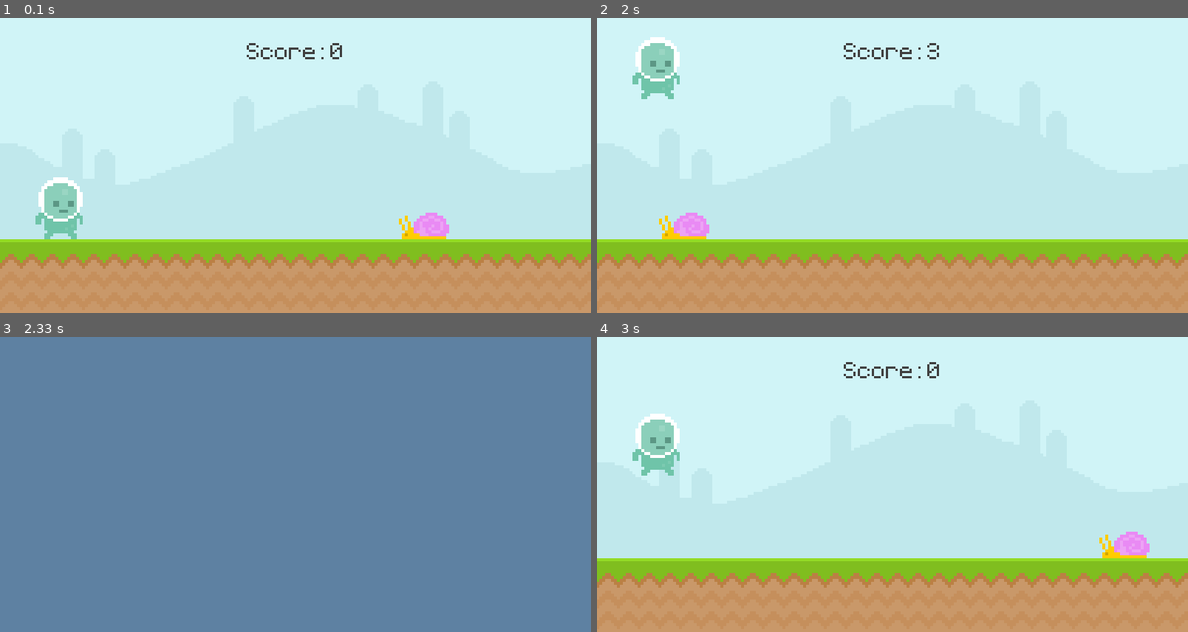
Above: before the commit, frames 1-4 (two rows, left to right).
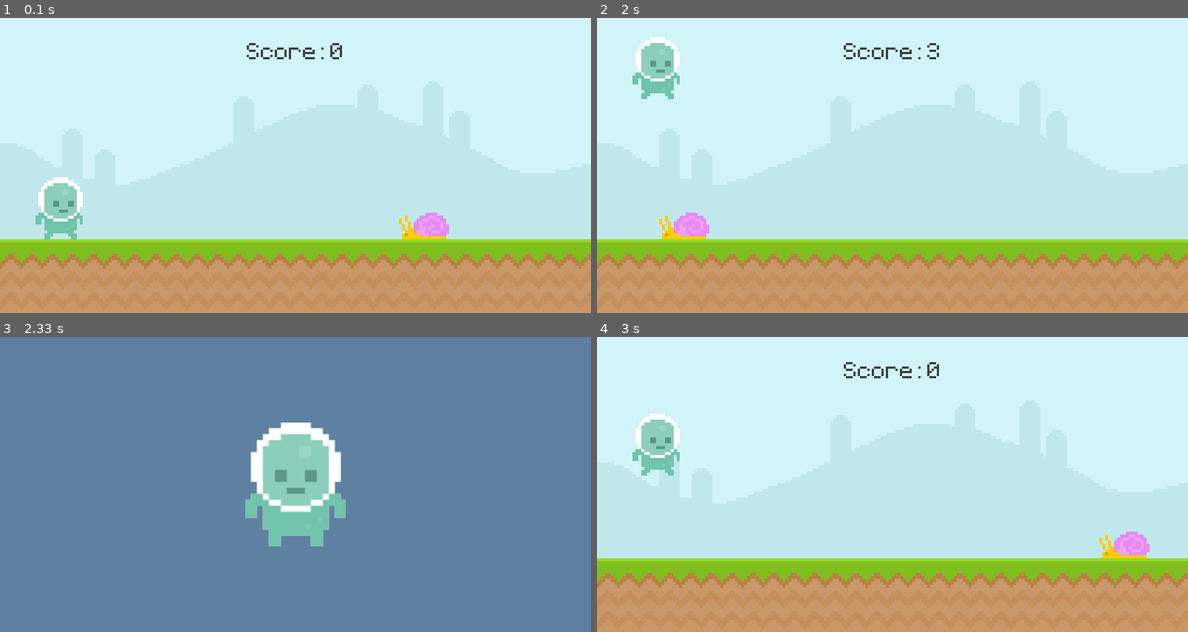
Above: after the commit, the same moments.

Repository: Adamwest023/Pygame-tutorial
Game: pygame game, started from pygame-tutorial.py
The game is run twice, just before and just after one commit, with the same random seed, the same clock (stepped at 60 frames per second) and the same inputs.
Inputs (mouse positions are in pixels of both pictures, inside the frame that each line leads up to):
- Up to frame 1 (0.1 s): no input
- Up to frame 2 (2 s): click (656, 206) at 0.38 s; tap Space at 1.67 s
- Up to frame 3 (2.33 s): no input
- Up to frame 4 (3 s): tap Space at 2.5 s; click (656, 525) at 2.88 s

Frames 1-2 are identical in both runs. In frame 3, 5.3% of the frame differs, in the area x 41-59%, y 29-71%; in frame 4, nothing differs.

Commit message:
added rotozoom to intro screen

Diff:
--- a/pygame-tutorial.py
+++ b/pygame-tutorial.py
@@ -4,8 +4,9 @@
 
 
 def display_score():
-    current_time = int(pygame.time.get_ticks() / 500)  - start_time
-    score_surf = test_font.render(f'Score: {current_time}', False, (64, 64, 64))
+    current_time = int(pygame.time.get_ticks() / 500) - start_time
+    score_surf = test_font.render(
+        f'Score: {current_time}', False, (64, 64, 64))
     score_rect = score_surf.get_rect(center=(400, 50))
     screen.blit(score_surf, score_rect)
 
@@ -33,10 +34,15 @@
 snail_rect = snail_surf.get_rect(midbottom=(600, 300))
 
 # player surface and rectangle
-player_surf = pygame.image.load(
-    'graphics/Player/player_walk_1.png').convert_alpha()
+player_surf = pygame.image.load('graphics/Player/player_walk_1.png').convert_alpha()
 player_rect = player_surf.get_rect(midbottom=(80, 300))
 player_gravity = 0
+
+# intro screen
+player_stand = pygame.image.load('graphics/Player/player_stand.png').convert_alpha()
+player_stand = pygame.transform.rotozoom(player_stand, 0, 2)
+player_stand_rect = player_stand.get_rect(center=(400, 200))
+
 
 while True:
     # event(for) loop
@@ -82,7 +88,8 @@
         if snail_rect.colliderect(player_rect):
             game_active = False
     else:
-        screen.fill((94,129,162))
+        screen.fill((94, 129, 162))
+        screen.blit(player_stand, player_stand_rect)
 
     pygame.display.update()
     clock.tick(60)
